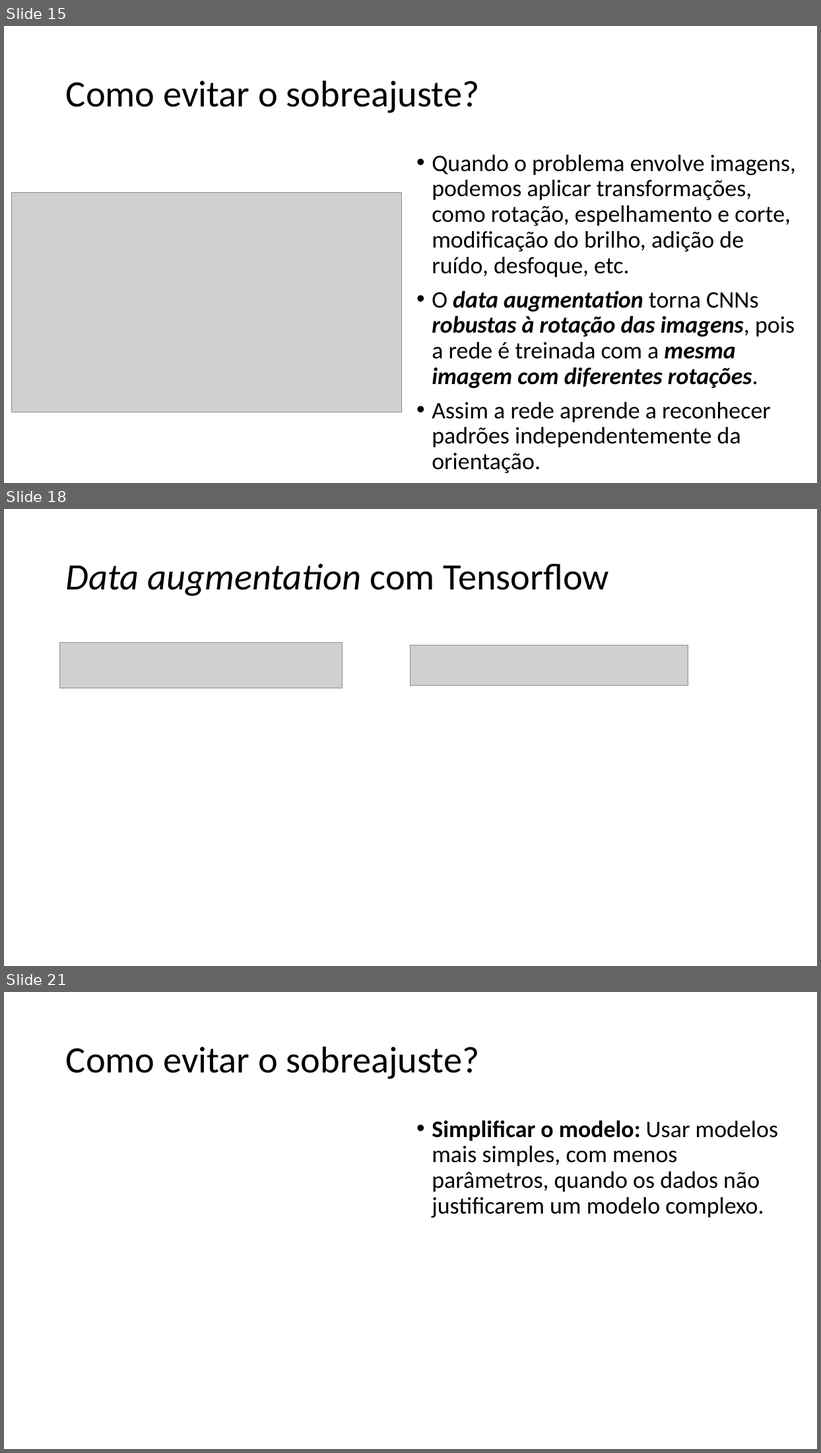
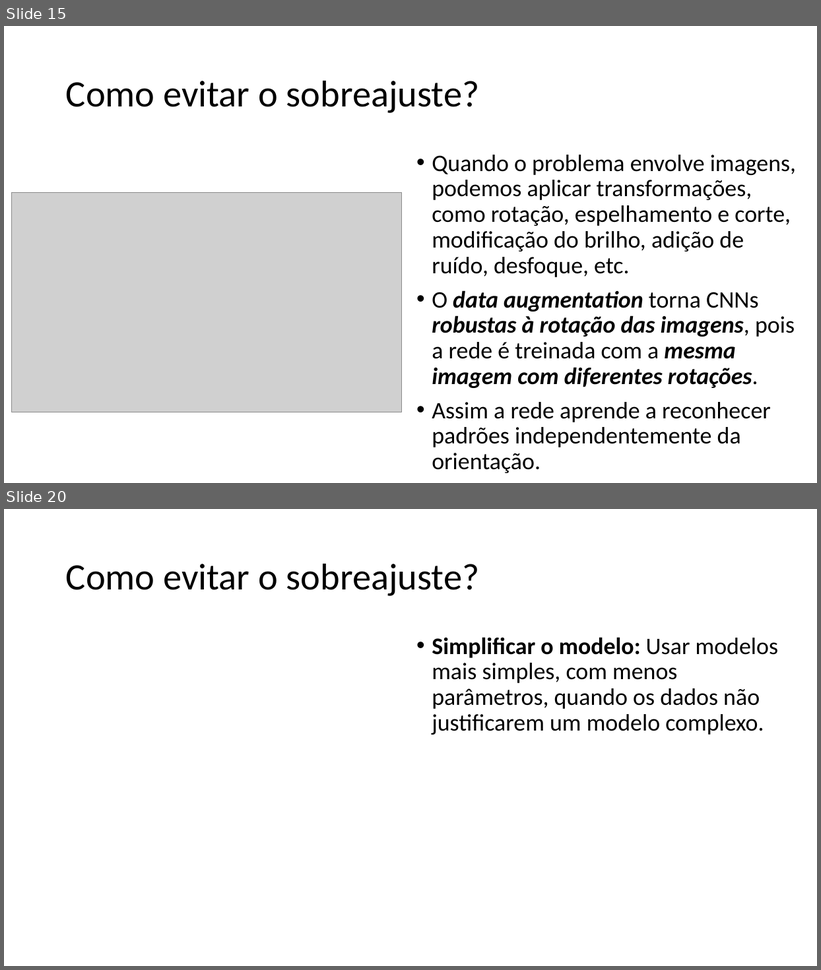
Before and after one commit to zz4fap/tp557-iot-ml, a slide deck: slides/TP557_13_Prevenindo_o_sobreajuste.pptx. Shown one above the other, each under a label of ours: slides 15, 18 and 21 before the commit, slides 15 and 20 after it; the slides between them are not shown. The pictures are 821x1453 and 821x970 pixels, drawn with LibreOffice and Linux fonts; fonts in the diff are those of the drawing; grey boxes stand for pictures. Boxes give left, top, right and bottom in pixels: in the first picture for what was removed or moved away, otherwise in the second. Text is boxed around its words. In the diff, an @@ line names an element or a change of style, - is before the commit and + after.

```diff
--- a/slides/TP557_13_Prevenindo_o_sobreajuste.pptx
+++ b/slides/TP557_13_Prevenindo_o_sobreajuste.pptx
@@ slide 18 removed at [4,509,817,966], background #FFFFFF @@
@@ title removed at [66,564,609,596] @@
-Data augmentation com Tensorflow
@@ picture removed at [60,643,343,689] @@
@@ picture removed at [411,646,688,686] @@
@@ what was slide 21 is now slide 20 @@
```
Also in this commit, not shown: 1 slide changed, 2 slides added, 2 other slides removed, 2 other files.
